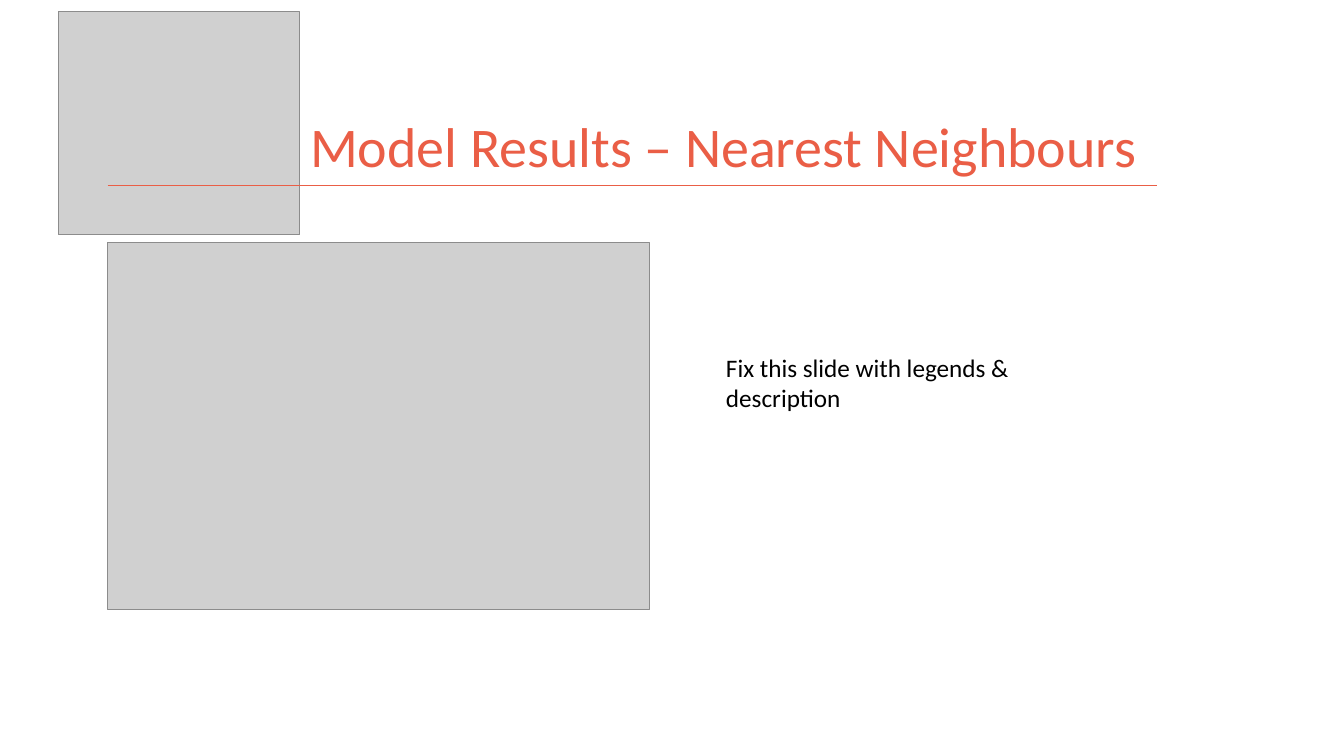
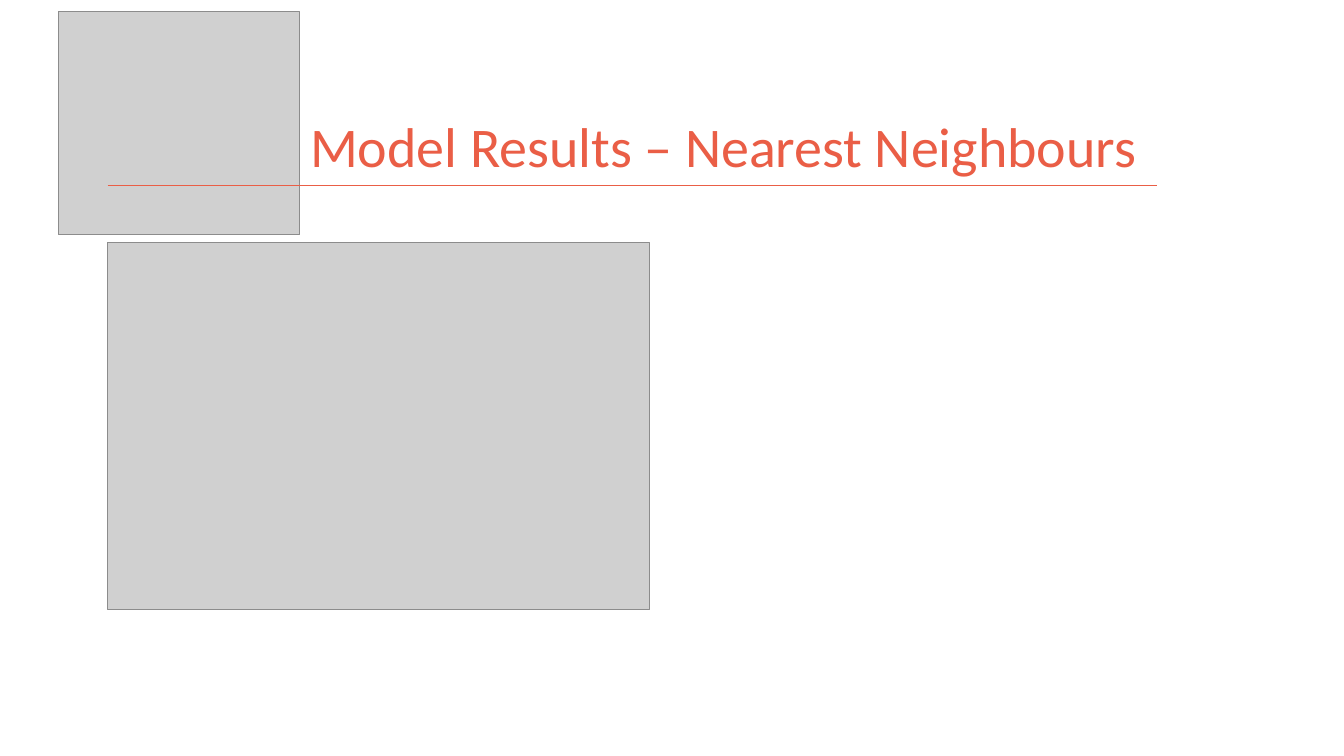
Before and after one commit to kman4/AirbnbPredictions, a slide deck: slide 18 of Airbnb Price Predictions (Model).pptx. Drawn at 1344x756 pixels with LibreOffice and Linux fonts; fonts in the diff are those of the drawing; grey boxes stand for pictures. Boxes give left, top, right and bottom in pixels: in the first picture for what was removed or moved away, otherwise in the second. Text is boxed around its words. In the diff, an @@ line names an element or a change of style, - is before the commit and + after.

```diff
--- a/Airbnb Price Predictions (Model).pptx
+++ b/Airbnb Price Predictions (Model).pptx
@@ text removed at (x1=726, y1=359, x2=986, y2=411) @@
-Fix this slide with legends & description
```
Also in this commit, not shown: 11 other slides changed, 4 other files.
